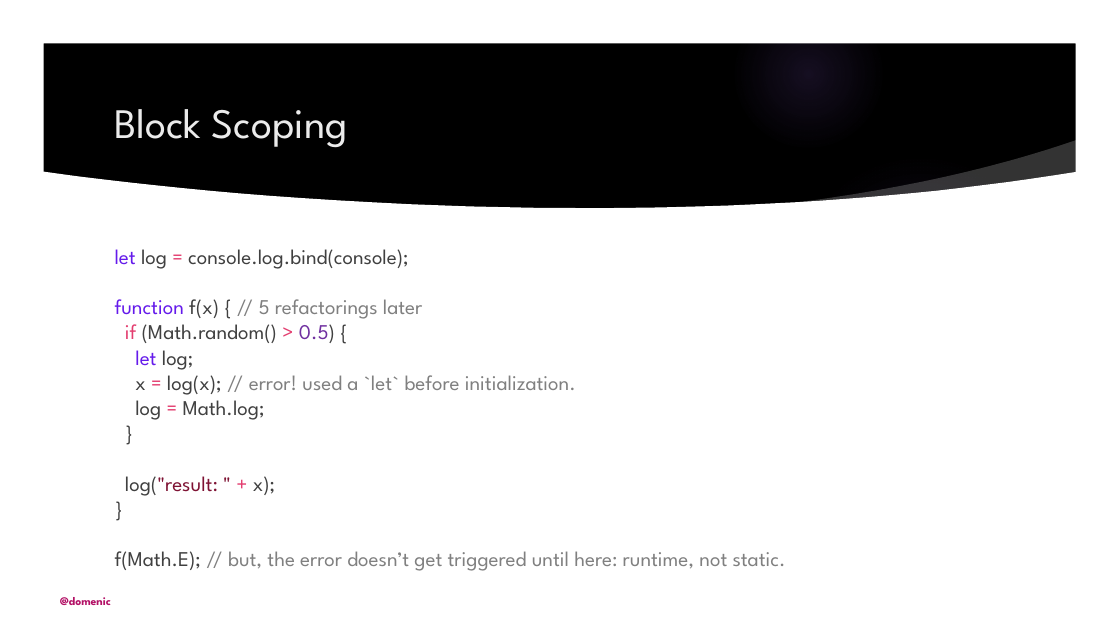
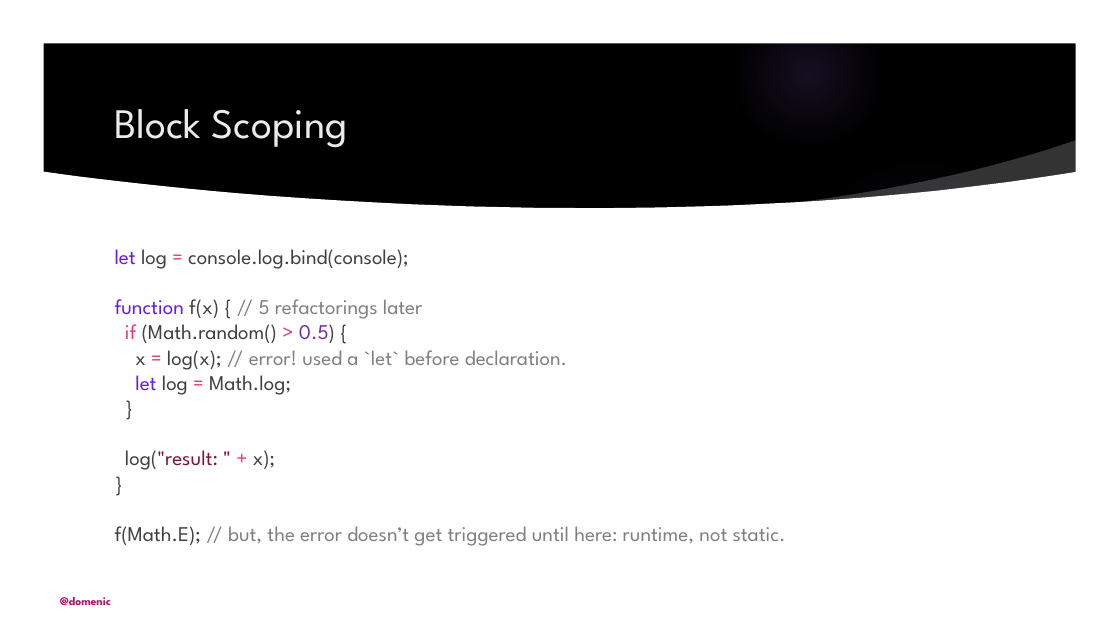
Before and after one commit to domenic/es6isnigh, a slide deck: slide 22 of assets/presentation-30-minutes.pptx. Drawn at 1120x630 pixels with LibreOffice and Linux fonts; fonts in the diff are those of the drawing; background and template pictures are left out. Boxes give left, top, right and bottom in pixels: in the first picture for what was removed or moved away, otherwise in the second. Text is boxed around its words. In the diff, an @@ line names an element or a change of style, - is before the commit and + after.

Commit message:
Revert change to let TDZ error (slide 22).
Reverts a part of 984cf888a8c145e5edd1beefcd8f6dbd5461e7cd.

Per es-discuss, temporal dead zone is about use-before-declaration, not use-before-initialization.

It still boggles my mind that the PDF diff is readable.

```diff
--- a/assets/presentation-30-minutes.pptx
+++ b/assets/presentation-30-minutes.pptx
@@ text at [115, 249, 786, 546]: text changed @@
-let log = console.log.bind(console);
-function f(x) { // 5 refactorings later
-if (Math.random() > 0.5) {
-let log;
-x = log(x); // error! used a `let` before initialization.
-log = Math.log;
-}
-log("result: " + x);
-}
-f(Math.E); // but, the error doesn’t get triggered until here: runtime, not static.
+let log = console.log.bind(console);
+function f(x) { // 5 refactorings later
+if (Math.random() > 0.5) {
+x = log(x); // error! used a `let` before declaration.
+let log = Math.log;
+}
+log("result: " + x);
+}
+f(Math.E); // but, the error doesn’t get triggered until here: runtime, not static.
```
Also in this commit, not shown: 1 other file.
